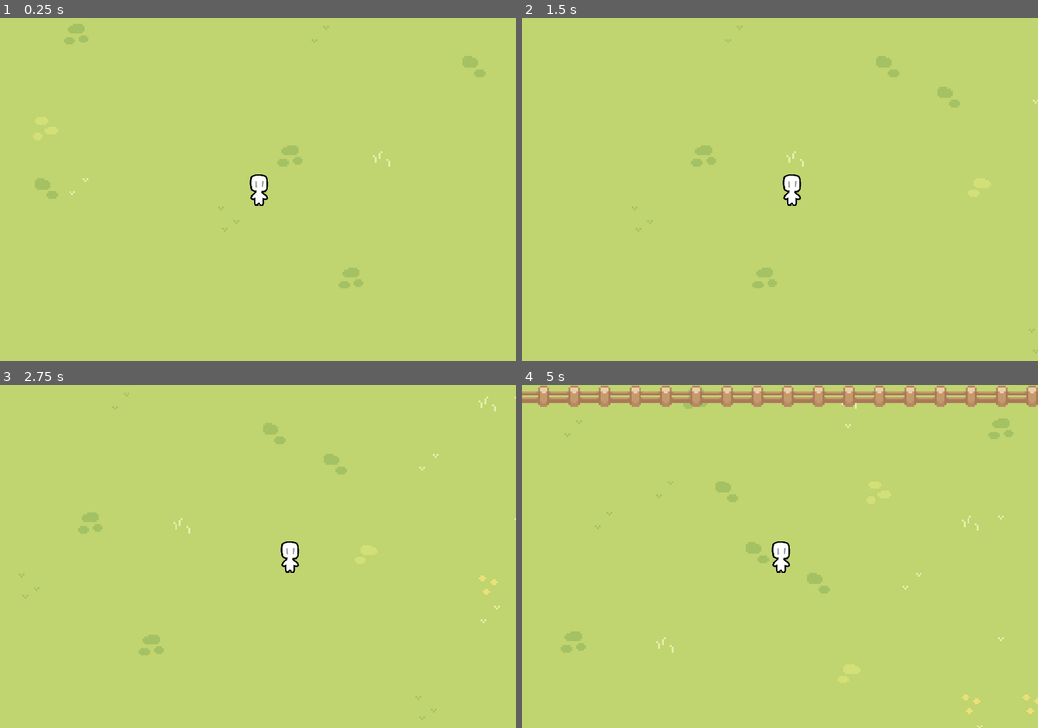
Above: before the commit, frames 1-4 (two rows, left to right).
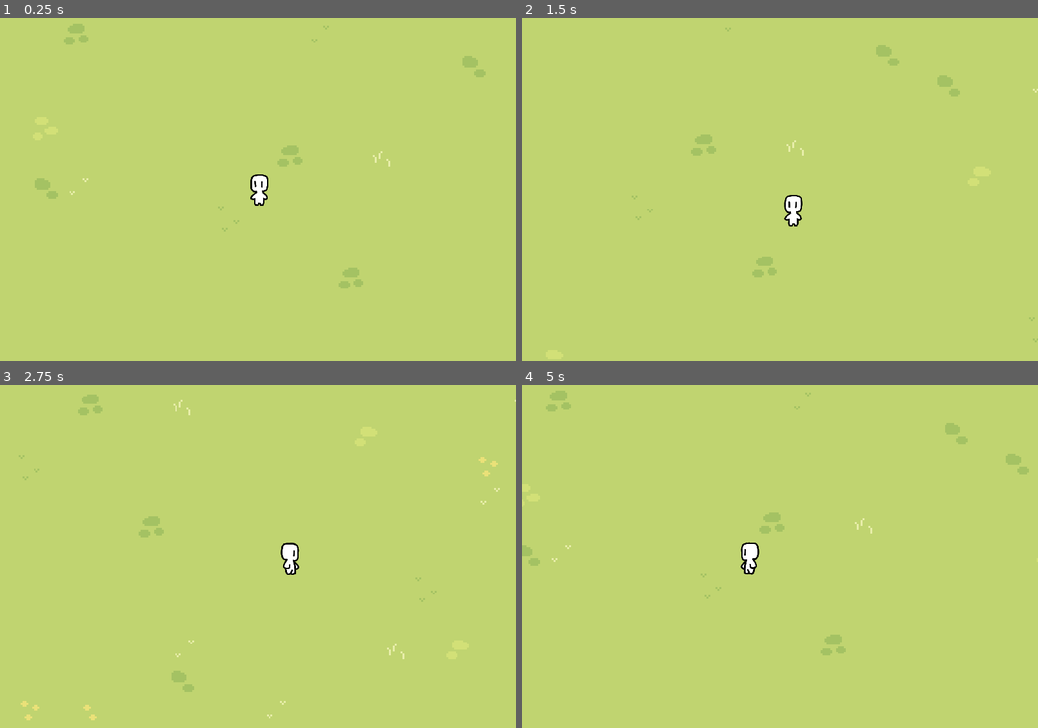
Above: after the commit, the same moments.

Repository: jh7gz/Blob-Friends
Game: Godot game, scene res://Levels/game_level.tscn
Two runs of this game, one before a commit and one after it. Both use one fixed random seed, a clock stepped at 60 frames per second and the inputs below.
Inputs:
- Up to frame 1 (0.25 s): no input
- Up to frame 2 (1.5 s): tap Enter at 0.5 s; hold Right (right) 0.53-1.28 s; hold S (down) from 1.28 s (still down)
- Up to frame 3 (2.75 s): release S (down) at 2.03 s; hold Right (right) from 2.03 s (still down)
- Up to frame 4 (5 s): release Right (right) at 2.78 s; hold Up (ui_up) 2.78-3.53 s; hold A (left) from 3.53 s (still down)

The runs differ from the first frame. In frame 1, less than 0.1% of the frame differs, in the area x 48-52%, y 45-55%; in frame 2, 1.5%; in frame 3, 1.6%; in frame 4, 6.2%, in the area x 0-100%, y 0-100%.

Commit message:
fixed movement

Diff:
--- a/Levels/player_cat.tscn
+++ b/Levels/player_cat.tscn
@@ -133,8 +133,8 @@
 position = Vector2(1, 1)
 scale = Vector2(0.181818, 0.181818)
 sprite_frames = SubResource("SpriteFrames_l4hh2")
-animation = &"WalkUp"
-frame_progress = 0.163924
+animation = &"WalkRight"
+frame_progress = 0.199065
 
 [node name="CollisionShape2D" type="CollisionShape2D" parent="."]
 position = Vector2(1, 4.5)
--- a/scripts/player.gd
+++ b/scripts/player.gd
@@ -1,19 +1,32 @@
 extends CharacterBody2D
 
 @export var SPEED = 7500
+@onready var animated_sprite: AnimatedSprite2D = $AnimatedSprite2D
 
 func _process(delta):
 
-	var xdirection = Input.get_axis("ui_left", "ui_right")
+	var xdirection = Input.get_axis("left", "right")
+	var ydirection = Input.get_axis("up", "down")
+
 	if xdirection:
 		velocity.x = xdirection * SPEED * delta
+		if xdirection > 0:
+			animated_sprite.play("WalkRight")
+		elif xdirection < 0:
+			animated_sprite.play("WalkLeft")
 	else:
 		velocity.x = move_toward(velocity.x, 0, SPEED)
 
-	var ydirection = Input.get_axis("ui_up", "ui_down")
 	if ydirection:
 		velocity.y = ydirection * SPEED * delta
+		if ydirection > 0:
+			animated_sprite.play("WalkDown")
+		elif ydirection < 0:
+			animated_sprite.play("WalkUp")
 	else:
 		velocity.y = move_toward(velocity.x, 0, SPEED)
 
+	if !xdirection and !ydirection:
+		animated_sprite.play("Idle")
+
 	move_and_slide()
